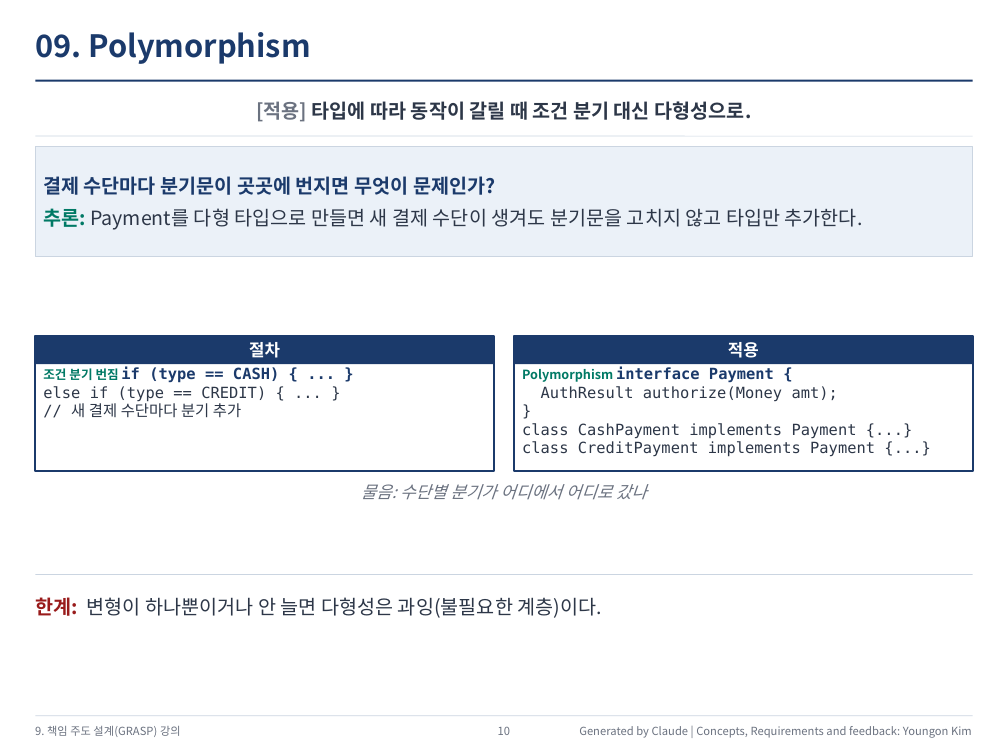
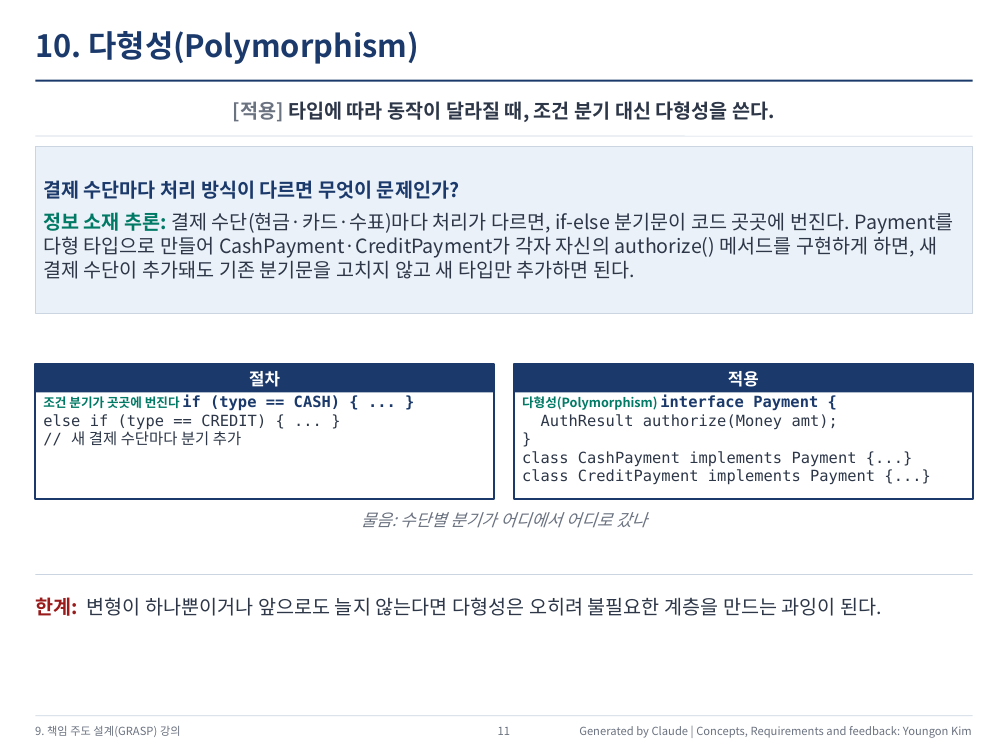
Before and after one commit to YoungSan77/TrainingMaterials, a slide deck: slide 11 of courses/ooad/out/Course_Session09_Output.pptx (slide 10 before the commit). Drawn at 1008x756 pixels with LibreOffice and Linux fonts; fonts in the diff are those of the drawing. Boxes give left, top, right and bottom in pixels: in the first picture for what was removed or moved away, otherwise in the second. Text is boxed around its words. In the diff, an @@ line names an element or a change of style, - is before the commit and + after.

```diff
--- a/courses/ooad/out/Course_Session09_Output.pptx
+++ b/courses/ooad/out/Course_Session09_Output.pptx
@@ text at (35,31,418,64): text changed @@
-09. Polymorphism
+10. 다형성(Polymorphism)
@@ text at (233,101,775,122): text changed @@
-[적용] 타입에 따라 동작이 갈릴 때 조건 분기 대신 다형성으로.
+[적용] 타입에 따라 동작이 달라질 때, 조건 분기 대신 다형성을 쓴다.
@@ rectangle "결제 수단마다 처리 방식이 다르면 ...": place and size @@
-rectangle "결제 수단마다 처리 방식이 다르면 ..." at (35,146,973,257)
+rectangle "결제 수단마다 처리 방식이 다르면 ..." at (35,146,973,313)
@@ text in rectangle at (43,180,954,279): text changed @@
-결제 수단마다 분기문이 곳곳에 번지면 무엇이 문제인가?
-추론: Payment를 다형 타입으로 만들면 새 결제 수단이 생겨도 분기문을 고치지 않고 타입만 추가한다.
+결제 수단마다 처리 방식이 다르면 무엇이 문제인가?
+정보 소재 추론: 결제 수단(현금·카드·수표)마다 처리가 다르면, if-else 분기문이 코드 곳곳에 번진다. Payment를 다형 타입으로 만들어 CashPayment·CreditPayment가 각자 자신의 authorize() 메서드를 구현하게 하면, 새 결제 수단이 추가돼도 기존 분기문을 고치지 않고 새 타입만 추가하면 된다.
@@ 4 rectangles, 3 texts: place and size @@
-4 rectangles, 3 texts at (35,336,973,500)
+4 rectangles, 3 texts at (35,364,973,528)
@@ text at (43,395,340,411): text changed @@
-조건 분기 번짐 if (type == CASH) { ... }
+조건 분기가 곳곳에 번진다 if (type == CASH) { ... }
@@ text at (522,395,818,411): text changed; size 11 to 9 pt; font DejaVu Sans Mono to Noto Sans CJK KR; text colour #1B3A6B to #007965 @@
-Polymorphism interface Payment {
+다형성(Polymorphism) interface Payment {
@@ text at (35,597,882,616): text changed @@
-한계: 변형이 하나뿐이거나 안 늘면 다형성은 과잉(불필요한 계층)이다.
+한계: 변형이 하나뿐이거나 앞으로도 늘지 않는다면 다형성은 오히려 불필요한 계층을 만드는 과잉이 된다.
@@ text at (498,727,510,735): text changed @@
-10
+11
```
Also in this commit, not shown: 11 other slides changed, 1 slide added, 2 other files.
